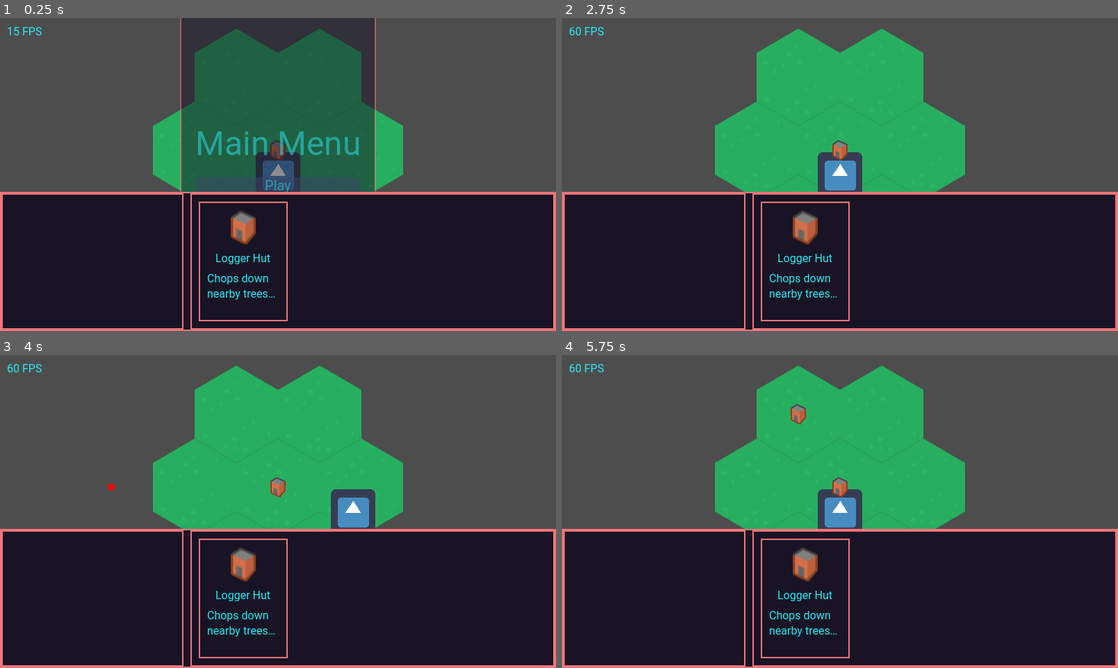
Above: before the commit, frames 1-4 (two rows, left to right).
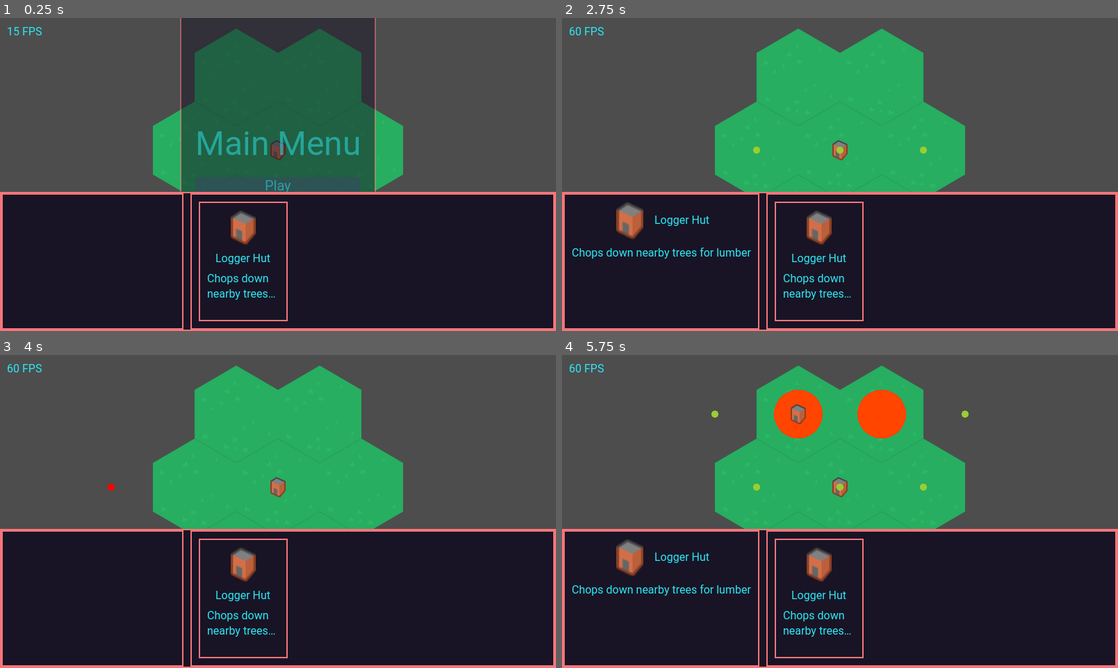
Above: after the commit, the same moments.

Repository: Bloodyaugust/citybuilder-sim
Game: Godot game, scene res://scenes/main.tscn
The game is run twice, just before and just after one commit, with the same random seed, the same clock (stepped at 60 frames per second) and the same inputs. The engine's default icon, where the game draws it, is replaced by a stand-in: a white triangle on a blue panel in a dark square.
Inputs (mouse positions are in pixels of both pictures, inside the frame that each line leads up to):
- Up to frame 1 (0.25 s): no input
- Up to frame 2 (2.75 s): click "Play" at 0.5 s; tap Enter at 1.25 s; drag from (806, 262) to (895, 105) at 1.27 s; drag from (728, 190) to (812, 237) at 2.02 s
- Up to frame 3 (4 s): move the mouse to (333, 442) at 2.77 s; hold D (move_right) 2.78-3.5 s; right-click (333, 442) at 2.85 s; click (333, 442) at 3.05 s; drag from (250, 574) to (111, 464) at 3.52 s
- Up to frame 4 (5.75 s): move the mouse to (1006, 558) at 4.27 s; hold A (move_left) 4.28-5 s; right-click (1006, 558) at 4.35 s; click (1006, 558) at 4.55 s; drag from (673, 464) to (756, 433) at 5.02 s

The runs differ from the first frame. In frame 1, 0.7% of the frame differs, in the area x 46-54%, y 42-56%; in frame 2, 4.0%; in frame 3, 1.0%; in frame 4, 6.0%, in the area x 1-74%, y 11-100%.

Commit message:
Begin adding resources
- Add new TilemapActorController to handle tracking/eventing for tilemap actors
- Refactor non-building-specific code out of BuildingController

Diff:
--- /dev/null
+++ b/actors/Resource.gd
@@ -0,0 +1,12 @@
+extends Node2D
+
+@export var data: ResourceData
+
+# Called when the node enters the scene tree for the first time.
+func _ready():
+  pass # Replace with function body.
+
+
+# Called every frame. 'delta' is the elapsed time since the previous frame.
+func _process(delta):
+  pass
--- /dev/null
+++ b/actors/Resource.tscn
@@ -0,0 +1,9 @@
+[gd_scene load_steps=2 format=3 uid="uid://c7pqm8xy2novr"]
+
+[ext_resource type="Script" path="res://actors/Resource.gd" id="1_0q3t1"]
+
+[node name="Resource" type="Node2D"]
+script = ExtResource("1_0q3t1")
+
+[node name="Sprite2D" type="Sprite2D" parent="."]
+unique_name_in_owner = true
--- a/data/building_data.gd
+++ b/data/building_data.gd
@@ -6,3 +6,5 @@
 @export var effect_mask: Array[Vector2]
 @export var name: String
 @export var description: String
+@export var resources_collected: Array[String]
+@export var resource_collection_rate_per_tile: float
--- /dev/null
+++ b/data/resource_data.gd
@@ -0,0 +1,6 @@
+extends Resource
+class_name ResourceData
+
+@export var name: String
+@export var id: String
+@export var sprite: Texture2D
--- /dev/null
+++ b/data/resources/wood.tres
@@ -0,0 +1,10 @@
+[gd_resource type="Resource" script_class="ResourceData" load_steps=3 format=3 uid="uid://bx0wfu1su5a3j"]
+
+[ext_resource type="Script" path="res://data/resource_data.gd" id="1_du1tn"]
+[ext_resource type="Texture2D" uid="uid://56g3h1fi08pe" path="res://sprites/resources/wood.png" id="2_qs5l8"]
+
+[resource]
+script = ExtResource("1_du1tn")
+name = "Wood"
+id = "wood"
+sprite = ExtResource("2_qs5l8")
--- a/doodads/BuildingGhost.gd
+++ b/doodads/BuildingGhost.gd
@@ -11,7 +11,7 @@
 
 func is_buildable() -> bool:
   for _collision_tile in _collision_tiles:
-    if BuildingController.building_dict.has(_collision_tile):
+    if TilemapActorController.get_tile_actor(_collision_tile):
       return false
 
   return true
--- a/project.godot
+++ b/project.godot
@@ -21,6 +21,7 @@
 ClientConstants="*res://constants/ClientConstants.gd"
 GameConstants="*res://constants/GameConstants.gd"
 ViewController="*res://autoloads/ViewController.gd"
+TilemapActorController="*res://scripts/controllers/TilemapActorController.gd"
 BuildingController="*res://scripts/controllers/BuildingController.gd"
 
 [display]
@@ -67,14 +68,14 @@
 "events": [Object(InputEventMouseButton,"resource_local_to_scene":false,"resource_name":"","device":-1,"window_id":0,"a …(253 unchanged characters)…
 ]
 }
-select_building={
-"deadzone": 0.5,
-"events": [Object(InputEventMouseButton,"resource_local_to_scene":false,"resource_name":"","device":-1,"window_id":0,"alt_pressed":false,"shift_pressed":false,"ctrl_pressed":false,"meta_pressed":false,"button_mask":0,"position":Vector2(0, 0),"global_position":Vector2(0, 0),"factor":1.0,"button_index":1,"canceled":false,"pressed":false,"double_click":false,"script":null)
-]
-}
 clear_selection={
 "deadzone": 0.5,
 "events": [Object(InputEventMouseButton,"resource_local_to_scene":false,"resource_name":"","device":-1,"window_id":0,"a …(253 unchanged characters)…
+]
+}
+select_actor={
+"deadzone": 0.5,
+"events": [Object(InputEventMouseButton,"resource_local_to_scene":false,"resource_name":"","device":-1,"window_id":0,"alt_pressed":false,"shift_pressed":false,"ctrl_pressed":false,"meta_pressed":false,"button_mask":0,"position":Vector2(0, 0),"global_position":Vector2(0, 0),"factor":1.0,"button_index":1,"canceled":false,"pressed":false,"double_click":false,"script":null)
 ]
 }
 
--- a/scenes/main.tscn
+++ b/scenes/main.tscn
@@ -1,7 +1,6 @@
 [gd_scene load_steps=17 format=3 uid="uid://bfjaqu2i4i63i"]
 
 [ext_resource type="Script" path="res://views/FPS.gd" id="1"]
-[ext_resource type="PackedScene" uid="uid://dngu6lih2xxlo" path="res://actors/Player.tscn" id="1_4pt6e"]
 [ext_resource type="Texture2D" uid="uid://4typrc2p2rra" path="res://icon.png" id="2"]
 [ext_resource type="Theme" uid="uid://co811ue55i33m" path="res://resources/base_theme.tres" id="2_1ffbx"]
 [ext_resource type="Script" path="res://views/MainMenu.gd" id="4"]
@@ -14,6 +13,7 @@
 [ext_resource type="Script" path="res://scripts/controllers/PlayerController.gd" id="10_qhhod"]
 [ext_resource type="PackedScene" uid="uid://bquw3hjgjei57" path="res://actors/Building.tscn" id="11_g1ajc"]
 [ext_resource type="Resource" uid="uid://xh1lu2y0utpl" path="res://data/buildings/logger_hut.tres" id="12_a4fw6"]
+[ext_resource type="PackedScene" uid="uid://c7pqm8xy2novr" path="res://actors/Resource.tscn" id="14_huttj"]
 
 [sub_resource type="TileSetAtlasSource" id="TileSetAtlasSource_a7s8r"]
 texture = ExtResource("9_mwvq6")
@@ -131,8 +131,6 @@
 
 [node name="Node2D" type="Node2D"]
 
-[node name="Player" parent="." instance=ExtResource("1_4pt6e")]
-
 [node name="UIRoot" type="CanvasLayer" parent="."]
 
 [node name="MainMenu" type="CenterContainer" parent="UIRoot"]
@@ -322,3 +320,6 @@
 [node name="Building" parent="." instance=ExtResource("11_g1ajc")]
 position = Vector2(-3, -29)
 data = ExtResource("12_a4fw6")
+
+[node name="Resource" parent="." instance=ExtResource("14_huttj")]
+position = Vector2(59, -132)
--- a/scripts/controllers/BuildingController.gd
+++ b/scripts/controllers/BuildingController.gd
@@ -3,8 +3,6 @@
 var BUILDING_DATA: Array[BuildingData]
 var BUILDING_ACTOR: PackedScene = preload("res://actors/Building.tscn")
 var BUILDING_GHOST: PackedScene = preload("res://doodads/BuildingGhost.tscn")
-
-var building_dict: Dictionary = {}
 
 @onready var _tilemap: TileMap = get_tree().get_first_node_in_group("TileMap")
 
@@ -12,11 +10,11 @@
 
 func add_building(building: Node2D) -> void:
   for _collision_tile in building.get_collision_tiles():
-    building_dict[_collision_tile] = building
+    TilemapActorController.add_actor_to_tile(_collision_tile, building)
 
 func remove_building(building: Node2D) -> void:
   for _collision_tile in building.get_collision_tiles():
-    building_dict.erase(_collision_tile)
+    TilemapActorController.remove_actor_from_tile(_collision_tile)
 
 func _on_store_state_changed(state_key: String, substate) -> void:
   match state_key:
@@ -48,13 +46,3 @@
       _current_ghost.queue_free()
       _current_ghost = null
       Store.set_state("selected_build_option", null)
-
-  elif event.is_action_released("select_building"):
-    var _selecting_tile: Vector2i = GDUtil.get_tile_from_global_position(get_global_mouse_position(), _tilemap)
-
-    if building_dict.has(_selecting_tile):
-      Store.set_state("selected_actor", building_dict[_selecting_tile])
-
-  if event.is_action_released("clear_selection"):
-    Store.set_state("selected_actor", null)
-    Store.set_state("selected_build_option", null)
--- /dev/null
+++ b/scripts/controllers/TilemapActorController.gd
@@ -0,0 +1,30 @@
+extends Node2D
+
+signal tile_actor_changed(tile: Vector2i)
+
+var actor_dict: Dictionary = {}
+
+@onready var _tilemap: TileMap = get_tree().get_first_node_in_group("TileMap")
+
+func add_actor_to_tile(tile: Vector2i, actor: Variant) -> void:
+  actor_dict[tile] = actor
+
+func get_tile_actor(tile: Vector2i) -> Variant:
+  if actor_dict.has(tile):
+    return actor_dict[tile]
+
+  return false
+
+func remove_actor_from_tile(tile: Vector2i) -> void:
+  actor_dict.erase(tile)
+
+func _unhandled_input(event: InputEvent) -> void:
+  if event.is_action_released("select_actor") && !Store.state.selected_build_option:
+    var _selecting_tile: Vector2i = GDUtil.get_tile_from_global_position(get_global_mouse_position(), _tilemap)
+    var _selected_actor: Variant = TilemapActorController.get_tile_actor(_selecting_tile)
+
+    if _selected_actor:
+      Store.set_state("selected_actor", _selected_actor)
+
+  if event.is_action_released("clear_selection"):
+    Store.set_state("selected_actor", null)
Not shown, added: licenses/Kenney.txt
Binary file added: sprites/resources/wood.png
Not shown, added: sprites/resources/wood.png.import
Not shown, changed: sprites/.DS_Store
